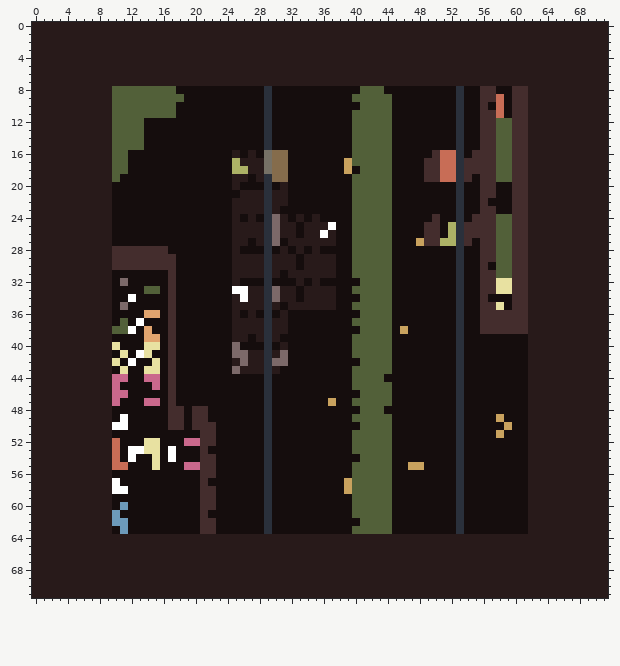
A sprite sheet gets an edit: 3level.png. Above, as it was before the edit.
The file is 72x72 pixels. Colours within 5 levels of each other are drawn and written as one.
And afterwards:
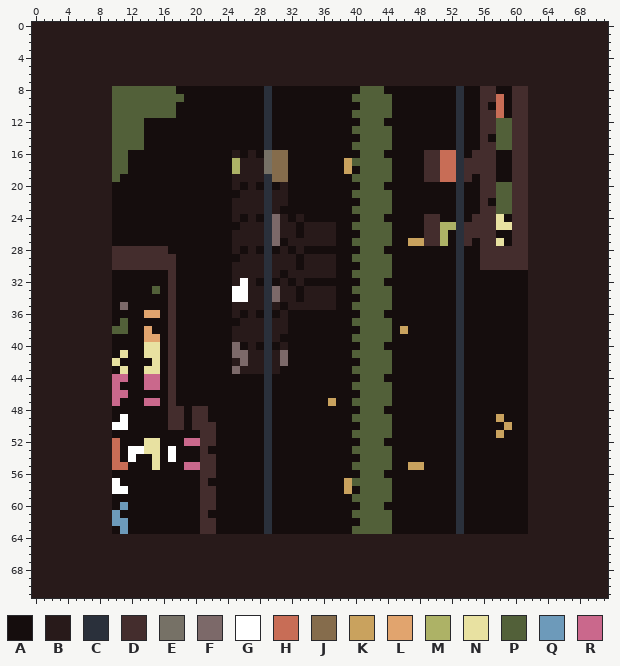
Palette (. is transparent): A #150d0d  B #281a1a  C #2a303b  D #442d2d  E #767166  F #7c6969  G #ffffff  H #c86d56  J #856c4c  K #c9a25e  L #e1a46e  M #adb266  N #e8e1a1  P #526039  Q #6d9aba  R #ca688c
What changed:
y 12: x 40 P -> A; x 44 P -> A
y 14: x 40 P -> A; x 57 D -> A
y 16: x 40 P -> A; x 44 P -> A; x 49 A -> D; x 58..59 PP -> AA
y 17: x 58..59 PP -> AA
y 18: x 26 M -> B; x 58..59 PP -> AA
y 19: x 27 A -> B; x 58..59 PP -> AA
y 20: x 27 A -> B; x 40 P -> A; x 44 P -> A; x 58..59 AA -> PP
y 21: x 58..59 AA -> PP
y 22: x 40 P -> A; x 58..59 AA -> PP
y 23: x 58..59 AA -> PP
y 24: x 35 B -> A; x 40 P -> A; x 44 P -> A; x 49 A -> D; x 58..59 PP -> NA
y 25: x 25 B -> A; x 37 G -> B; x 51 A -> M; x 58..59 PP -> NN
y 26: x 36 G -> B; x 40 P -> A; x 51..52 AM -> MA; x 58..59 PP -> AA
y 27: x 27 A -> B; x 47 A -> K; x 52 M -> A; x 58..59 PP -> NA
y 28: x 27 A -> B; x 35 B -> A; x 40 P -> A; x 44 P -> A; x 58..59 PP -> DD
y 29: x 25 B -> A; x 58..59 PP -> DD
y 30: x 40 P -> A; x 57..59 APP -> DDD
y 31: x 56..61 DDPPDD -> AAAAAA
y 32: x 11 F -> A; x 26..27 AA -> GB; x 31 A -> B; x 35 B -> A; x 44 P -> A; x 56..61 DDNNDD -> AAAAAA
y 33: x 14 P -> A; x 56..61 DDNNDD -> AAAAAA
y 34: x 12 G -> A; x 25 B -> G; x 56 D -> A; x 60..61 DD -> AA
y 35: x 56..58 DDN -> AAA; x 60..61 DD -> AA
y 36: x 44 P -> A; x 56..61 DDDDDD -> AAAAAA
y 37: x 13 G -> A; x 25 B -> A; x 56..61 DDDDDD -> AAAAAA
y 38: x 12 G -> A; x 56..61 DDDDDD -> AAAAAA
y 39: x 27 A -> B
y 40: x 10 N -> A; x 27 A -> B; x 40 P -> A; x 44 P -> A
y 41: x 13 G -> A; x 15 A -> N
y 42: x 12 G -> A; x 30 F -> B
y 44: x 40 P -> A
y 45: x 14 A -> R
y 52: x 40 P -> A; x 44 P -> A
y 56: x 40 P -> A; x 44 P -> A
y 58: x 40 P -> A
y 60: x 40 P -> A; x 44 P -> A
